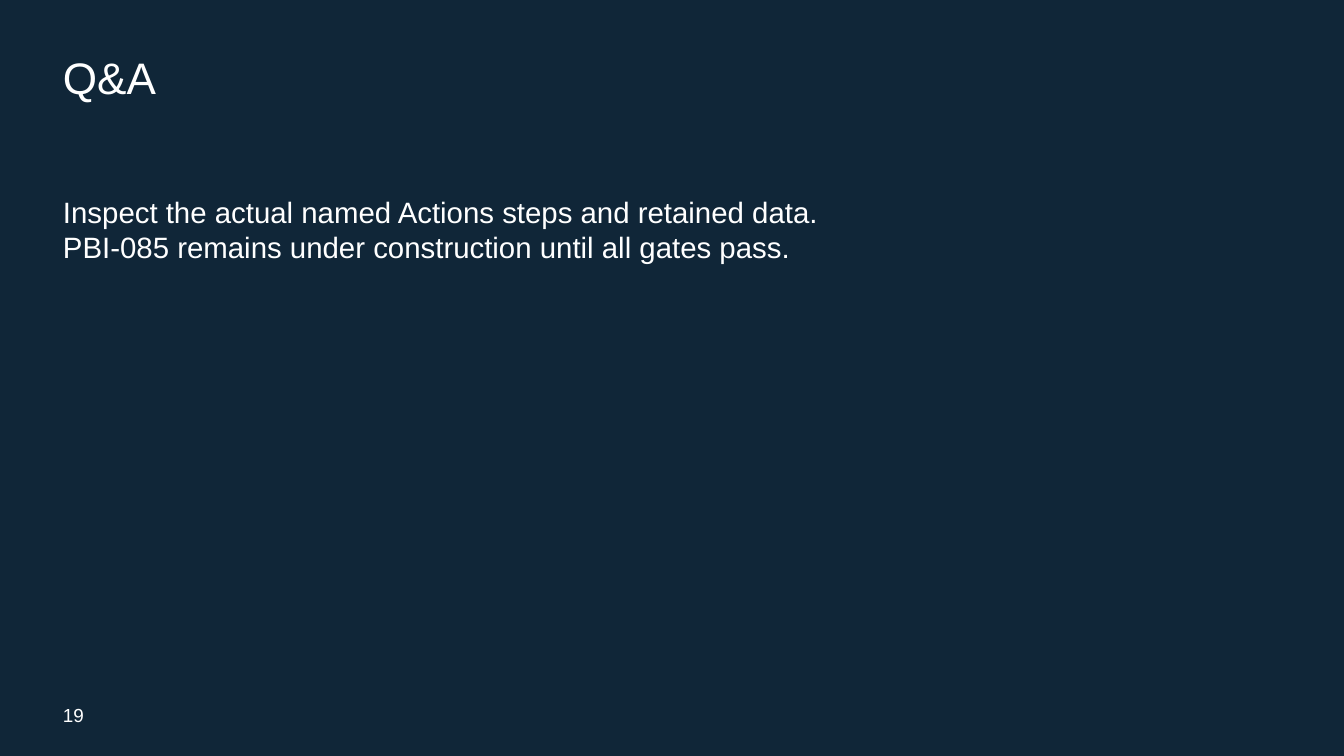
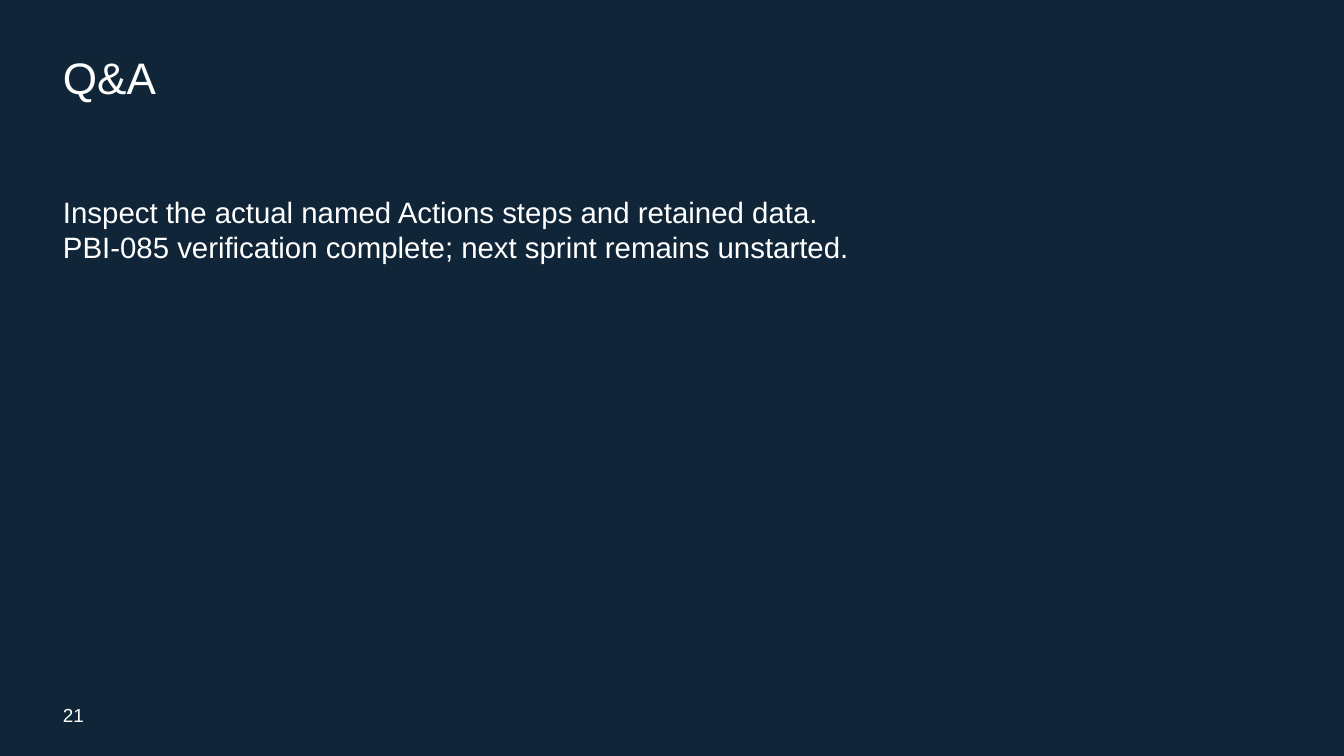
Before and after one commit to rstyczynski/APEX_CICD, a slide deck: slide 21 of progress/E.17/sprint_E.17_increment_demo.pptx (slide 19 before the commit). Drawn at 1344x756 pixels with LibreOffice and Linux fonts; fonts in the diff are those of the drawing. Boxes give left, top, right and bottom in pixels: in the first picture for what was removed or moved away, otherwise in the second. Text is boxed around its words. In the diff, an @@ line names an element or a change of style, - is before the commit and + after.

Commit message:
docs: (E.17) finalize audited handover and close sprint

```diff
--- a/progress/E.17/sprint_E.17_increment_demo.pptx
+++ b/progress/E.17/sprint_E.17_increment_demo.pptx
@@ text at [63,236,849,264]: text changed @@
-PBI-085 remains under construction until all gates pass.
+PBI-085 verification complete; next sprint remains unstarted.
@@ text at [63,709,84,722]: text changed @@
-19
+21
```
Also in this commit, not shown: 8 other slides changed, 2 slides added, 34 other files.
